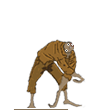
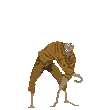
The second 110x110 image is a revision of the first. Changes to its layers:
painted on "괴물 공격2" over (13, 39, 86, 110)
